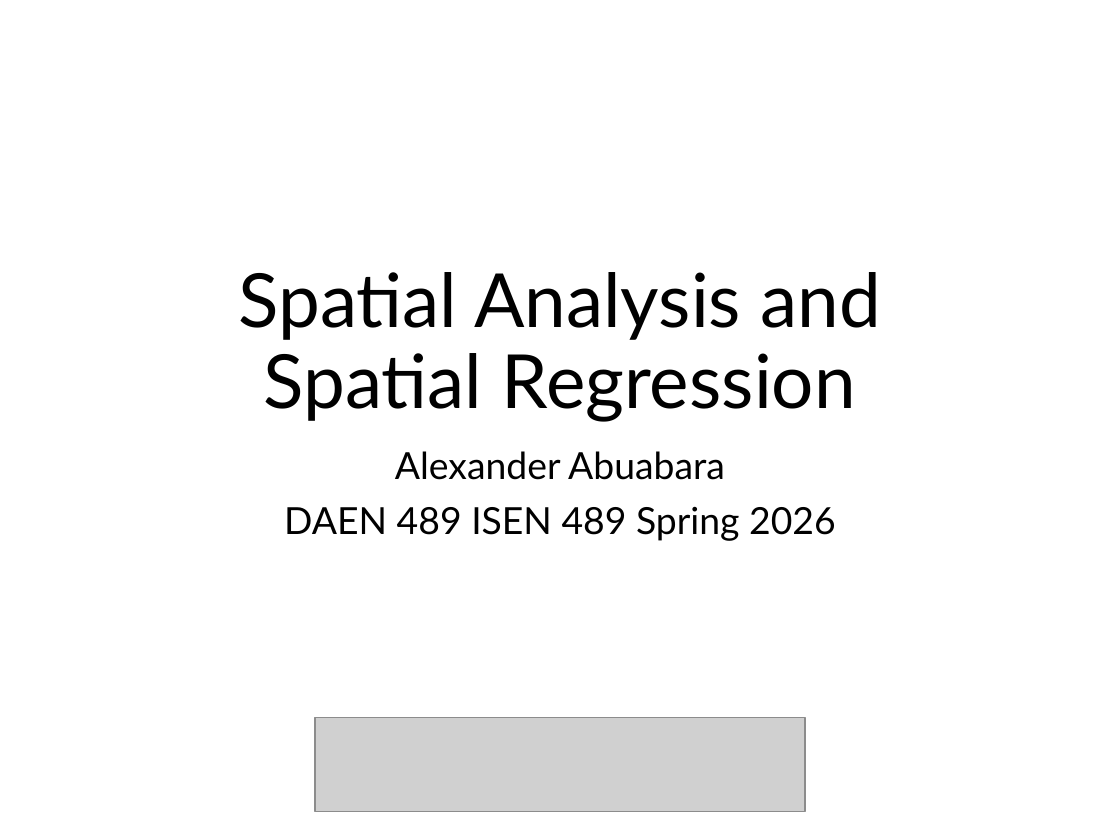
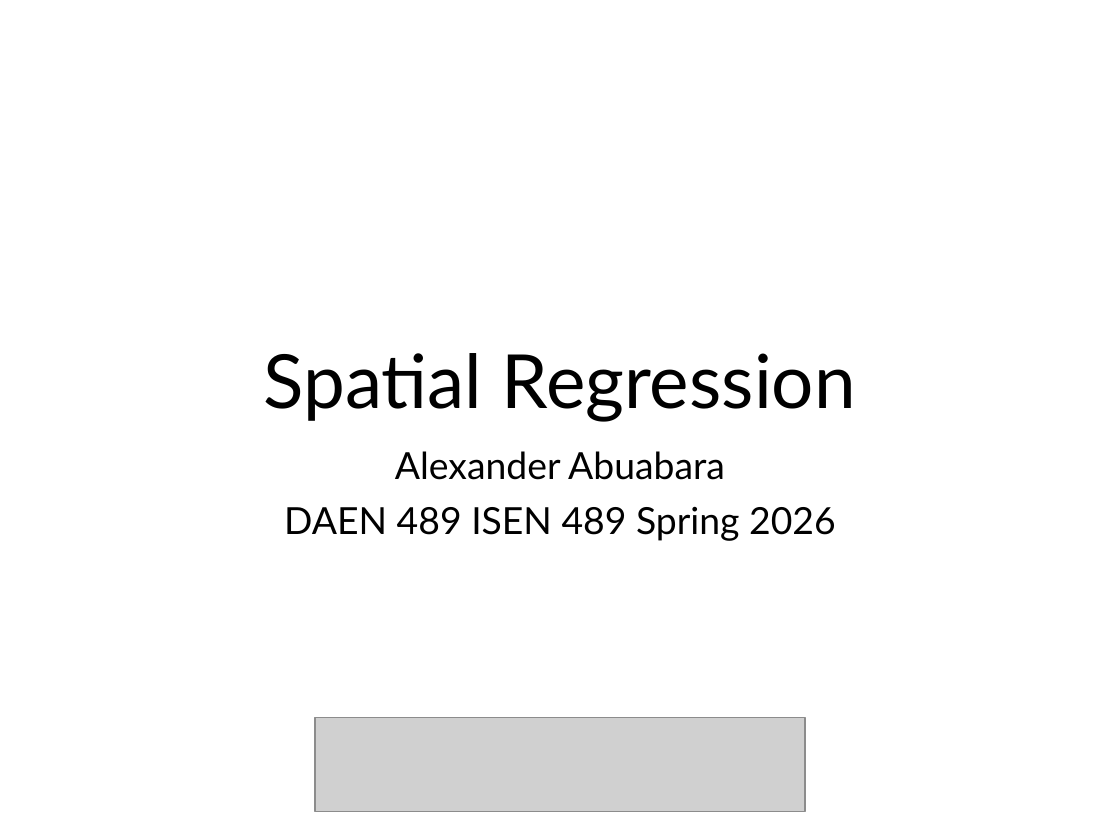
Before and after one commit to abuabara/abuabara.github.io, a slide deck: slide 1 of DAEN489S26/week13_slides.pptx. Drawn at 1120x840 pixels with LibreOffice and Linux fonts; fonts in the diff are those of the drawing; grey boxes stand for pictures. Boxes give left, top, right and bottom in pixels: in the first picture for what was removed or moved away, otherwise in the second. Text is boxed around its words. In the diff, an @@ line names an element or a change of style, - is before the commit and + after.

```diff
--- a/DAEN489S26/week13_slides.pptx
+++ b/DAEN489S26/week13_slides.pptx
@@ title at (x1=264, y1=353, x2=856, y2=421): text changed @@
-Spatial Analysis and
-Spatial Regression
+Spatial Regression
```
Also in this commit, not shown: 10 other slides changed, 19 slides added, 1 other file.
